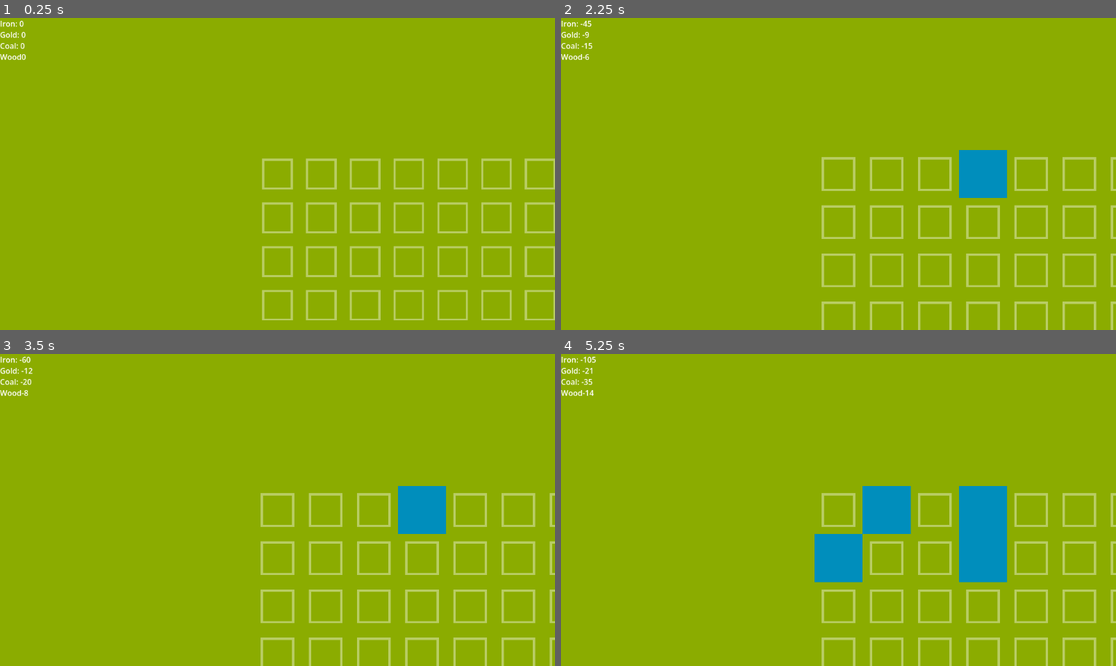
Above: before the commit, frames 1-4 (two rows, left to right).
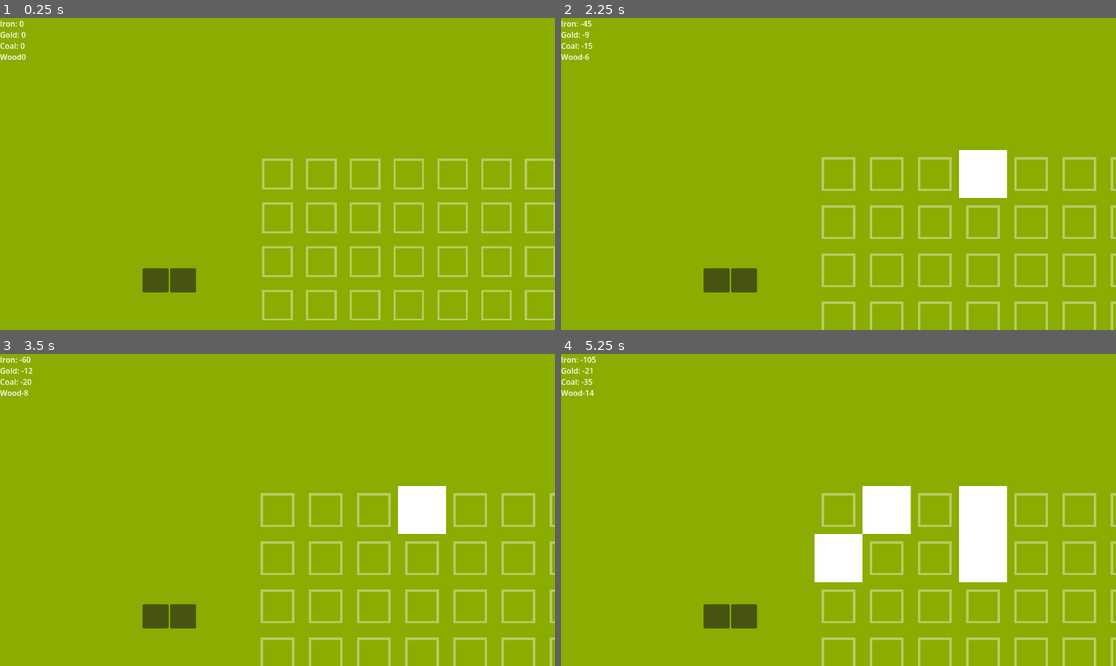
Above: after the commit, the same moments.

Repository: howarja/TowerDefenseGDD335
Game: Godot game, scene res://Scenes/main_scene.tscn
Two runs of this game, one before a commit and one after it. Both use one fixed random seed, a clock stepped at 60 frames per second and the inputs below.
Inputs (mouse positions are in pixels of both pictures, inside the frame that each line leads up to):
- Up to frame 1 (0.25 s): no input
- Up to frame 2 (2.25 s): click (716, 280) at 0.52 s; click (744, 280) at 1.27 s; tap Enter at 2 s; move the mouse to (960, 158) at 2.02 s; press the mouse at (960, 158) at 2.03 s; hold Right from 2.03 s (still down)
- Up to frame 3 (3.5 s): tap Space at 2.75 s; move the mouse to (166, 525) at 2.77 s; release Right at 2.78 s; release the mouse at (166, 525) at 2.78 s; hold Down from 2.78 s (still down); click (166, 525) at 2.85 s
- Up to frame 4 (5.25 s): tap Enter at 3.5, 5 s; move the mouse to (894, 441) at 3.52 s; release Down at 3.53 s; press the mouse at (894, 441) at 3.53 s; hold Right 3.53-4.28 s; tap Alt at 3.6 s; tap Space at 4.25 s; move the mouse to (810, 572) at 4.27 s; release the mouse at (810, 572) at 4.28 s; hold Up 4.28-5.03 s; tap Shift at 4.35 s; click (810, 572) at 4.55 s; move the mouse to (1005, 556) at 5.02 s; press the mouse at (1005, 556) at 5.03 s; hold Left from 5.03 s (still down)

The runs differ from the first frame. In frame 1, 0.7% of the frame differs, in the area x 25-36%, y 80-88%; in frame 2, 2.1%; in frame 3, 2.1%; in frame 4, 6.1%, in the area x 25-81%, y 42-88%.

Commit message:
added tower selection button

Diff:
--- a/tower-defense-game-gdd-335/BuildingDatas/ShootingTower.tres
+++ b/tower-defense-game-gdd-335/BuildingDatas/ShootingTower.tres
@@ -2,7 +2,7 @@
 
 [ext_resource type="PackedScene" uid="uid://btgmok1fl2jes" path="res://Scenes/Towers/ShootingTower.tscn" id="1_8riab"]
 [ext_resource type="Script" uid="uid://d08b2jyucj67r" path="res://Scripts/buildingData.gd" id="2_861hw"]
-[ext_resource type="Script" uid="uid://dpdumby43vmb1" path="res://Resources.gd" id="2_hpl4r"]
+[ext_resource type="Script" uid="uid://dpdumby43vmb1" path="res://Scripts/Resources.gd" id="2_hpl4r"]
 
 [sub_resource type="Resource" id="Resource_k8inc"]
 script = ExtResource("2_hpl4r")
--- /dev/null
+++ b/tower-defense-game-gdd-335/BuildingDatas/Wall.tres
@@ -0,0 +1,19 @@
+[gd_resource type="Resource" script_class="BuildingData" format=3 uid="uid://ci78atagsl0wm"]
+
+[ext_resource type="PackedScene" uid="uid://cy8l8ds31b7kp" path="res://Scenes/Towers/emptyBuilding.tscn" id="1_m3ujj"]
+[ext_resource type="Script" uid="uid://dpdumby43vmb1" path="res://Scripts/Resources.gd" id="2_gi7oa"]
+[ext_resource type="Script" uid="uid://d08b2jyucj67r" path="res://Scripts/buildingData.gd" id="3_crvmi"]
+
+[sub_resource type="Resource" id="Resource_k8inc"]
+script = ExtResource("2_gi7oa")
+iron = 15
+gold = 3
+coal = 5
+wood = 2
+metadata/_custom_type_script = "uid://dpdumby43vmb1"
+
+[resource]
+script = ExtResource("3_crvmi")
+buildingScene = ExtResource("1_m3ujj")
+cost = SubResource("Resource_k8inc")
+metadata/_custom_type_script = "uid://d08b2jyucj67r"
--- /dev/null
+++ b/tower-defense-game-gdd-335/Scenes/building_selection_button.tscn
@@ -0,0 +1,9 @@
+[gd_scene format=3 uid="uid://fsw8r2g34fq1"]
+
+[ext_resource type="Script" uid="uid://dda2q5l70vdph" path="res://Scripts/building_selection_button.gd" id="1_l21b4"]
+
+[node name="BuildingSelectionButton" type="Button" unique_id=576300492]
+custom_minimum_size = Vector2(53.99, 0)
+script = ExtResource("1_l21b4")
+
+[connection signal="button_down" from="." to="." method="_on_button_down"]
--- a/tower-defense-game-gdd-335/Scenes/main_scene.tscn
+++ b/tower-defense-game-gdd-335/Scenes/main_scene.tscn
@@ -6,7 +6,7 @@
 [ext_resource type="Script" uid="uid://cu5hpviry8edp" path="res://Scripts/player_manager.gd" id="4_iacmt"]
 [ext_resource type="PackedScene" uid="uid://cttxol4pj5v53" path="res://Scenes/ui.tscn" id="5_6ev3c"]
 [ext_resource type="Resource" uid="uid://iw8a16lqdq62" path="res://BuildingDatas/ShootingTower.tres" id="5_maf8m"]
-[ext_resource type="Script" uid="uid://duu0e2cpaind6" path="res://ui.gd" id="6_6ev3c"]
+[ext_resource type="Script" uid="uid://duu0e2cpaind6" path="res://Scripts/ui.gd" id="6_6ev3c"]
 
 [node name="MainScene" type="Node2D" unique_id=1004797404]
 script = ExtResource("1_52fb6")
--- a/tower-defense-game-gdd-335/Scenes/ui.tscn
+++ b/tower-defense-game-gdd-335/Scenes/ui.tscn
@@ -1,4 +1,8 @@
 [gd_scene format=3 uid="uid://cttxol4pj5v53"]
+
+[ext_resource type="PackedScene" uid="uid://fsw8r2g34fq1" path="res://Scenes/building_selection_button.tscn" id="1_jxero"]
+[ext_resource type="Resource" uid="uid://iw8a16lqdq62" path="res://BuildingDatas/ShootingTower.tres" id="2_qdvrb"]
+[ext_resource type="Resource" uid="uid://ci78atagsl0wm" path="res://BuildingDatas/Wall.tres" id="3_nf4gj"]
 
 [node name="UI" type="CanvasLayer" unique_id=1517868707]
 
@@ -9,3 +13,17 @@
 Gold:
 Coal:
 Wood:"
+
+[node name="BoxContainer" type="HBoxContainer" parent="." unique_id=1417583709]
+offset_left = 296.0
+offset_top = 520.0
+offset_right = 855.0
+offset_bottom = 570.0
+
+[node name="BuildingSelectionButton" parent="BoxContainer" unique_id=576300492 instance=ExtResource("1_jxero")]
+layout_mode = 2
+building = ExtResource("2_qdvrb")
+
+[node name="BuildingSelectionButton2" parent="BoxContainer" unique_id=1172946342 instance=ExtResource("1_jxero")]
+layout_mode = 2
+building = ExtResource("3_nf4gj")
--- a/tower-defense-game-gdd-335/Scripts/buildingData.gd
+++ b/tower-defense-game-gdd-335/Scripts/buildingData.gd
@@ -1,9 +1,5 @@
 extends Resource
 class_name BuildingData
 
-@export var ironCost: int = 0;
-@export var goldCost: int = 0;
-@export var coalCost: int = 0;
-@export var woodCost: int = 0;
 @export var buildingScene: PackedScene;
 @export var cost: Resources;
--- /dev/null
+++ b/tower-defense-game-gdd-335/Scripts/building_selection_button.gd
@@ -0,0 +1,6 @@
+extends Button
+
+@export var building: BuildingData;
+
+func _on_button_down() -> void:
+	Globals.playerManager.setSelectedBuilding(building);
--- a/tower-defense-game-gdd-335/Scripts/player_manager.gd
+++ b/tower-defense-game-gdd-335/Scripts/player_manager.gd
@@ -5,7 +5,7 @@
 @onready var level = $"..";
 @onready var ui = $"../UI";
 
-@export var selectedBuilding: BuildingData;
+var selectedBuilding: BuildingData;
 
 func _ready() -> void:
 	Globals.playerManager = self;
@@ -13,7 +13,10 @@
 
 func _input(event: InputEvent) -> void:
 	# Spawn a building when the mouse is clicked
-	if event.is_action_pressed("Primary"):
+	if event.is_action_pressed("Primary") && selectedBuilding != null:
 		level.placeBuilding(selectedBuilding.buildingScene);
 		resources._costResources(selectedBuilding.cost);
 		ui.updateResourceText(resources);
+
+func setSelectedBuilding(newSelection: BuildingData):
+	selectedBuilding = newSelection;
--- a/tower-defense-game-gdd-335/Scripts/tower.gd
+++ b/tower-defense-game-gdd-335/Scripts/tower.gd
@@ -17,7 +17,6 @@
 		for i in enemies.size():
 			if position.distance_to(enemies[i].position) < bestDist:
 				targetIndex = i;
-				print('in range');
 		if targetIndex >= 0:
 			shoot(enemies[targetIndex].position - position);
 			currentShootDelay = shootDelay;
Renamed: tower-defense-game-gdd-335/Resources.gd -> tower-defense-game-gdd-335/Scripts/Resources.gd
Renamed: tower-defense-game-gdd-335/Resources.gd.uid -> tower-defense-game-gdd-335/Scripts/Resources.gd.uid
Not shown, added: tower-defense-game-gdd-335/Scripts/building_selection_button.gd.uid
Renamed: tower-defense-game-gdd-335/globals.gd -> tower-defense-game-gdd-335/Scripts/globals.gd
Renamed: tower-defense-game-gdd-335/globals.gd.uid -> tower-defense-game-gdd-335/Scripts/globals.gd.uid
Renamed: tower-defense-game-gdd-335/ui.gd -> tower-defense-game-gdd-335/Scripts/ui.gd
Renamed: tower-defense-game-gdd-335/ui.gd.uid -> tower-defense-game-gdd-335/Scripts/ui.gd.uid
